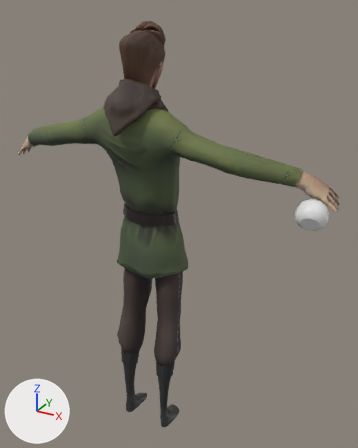
The Blender file Mhmd/Blender/Character/3rd Person/Loco_Items/OneHanded.blend, before and after one commit.
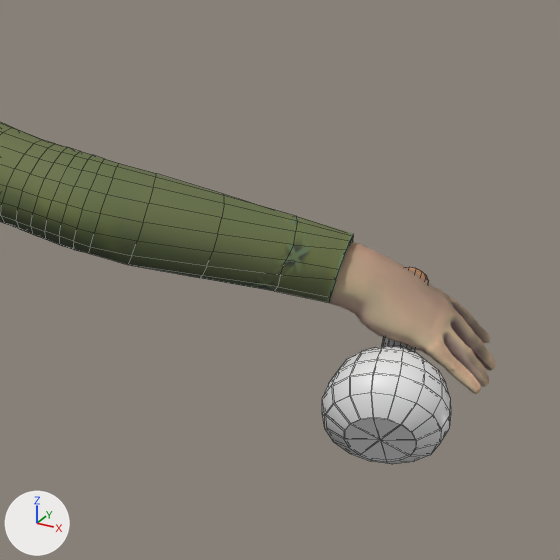
Each version is shown whole from a camera (50 mm lens) standing at (1.037, -1.639, 1.854) and looking at (0.09, 0.083, 0.993), then close up on the part from 58% to 100% of the width and 24% to 57% of the height. Arrows for +X, +Y and +Z are at lower left; the lights stay in place. The close-ups show mesh edges as thin lines.

The scene before the commit, as lines of its bpy script (objects in view):
```python
me_cylinder_002 = bpy.data.meshes.new('Cylinder.002')
me_cylinder_002.from_pydata(...)  # 604 vertices, 586 faces; spans x -0.052..0.065, y -0.028..0.088, z -0.126..0.08
# faces by material slot: [50, 152, 384]
me_cylinder_002.materials.append(mat_potion_001)
me_cylinder_002.materials.append(mat_potion)
me_cylinder_002.materials.append(mat_glass)  # white #e7e7e7
me_hair_base1_001 = bpy.data.meshes.new('Hair_Base1.001')
me_hair_base1_001.from_pydata(...)  # 5254 vertices, 5305 faces; spans x -0.75..0.75, y -0.122..0.117, z 1.2..1.806
me_hair_base1_001.materials.append(mat_mc_body_002)
me_low_body_003 = bpy.data.meshes.new('low_body.003')
me_low_body_003.from_pydata(...)  # 1823 vertices, 1678 faces; spans x -0.617..0.621, y -0.206..0.126, z 0.792..1.621
me_low_body_003.materials.append(mat_mc_clothing_002)
ob_mc_body_001 = bpy.data.objects.new('mc_body.001', me_hair_base1_001)
ob_mc_body_001.location = (0.0, 0.0, 0.0)
ob_mc_clothing_003 = bpy.data.objects.new('mc_clothing.003', me_low_body_003)
ob_mc_clothing_003.location = (0.0, 0.0, 0.0)
ob_potion_001 = bpy.data.objects.new('potion.001', me_cylinder_002)
ob_potion_001.location = (0.667, 0.035, 1.249)
ob_potion_001.rotation_euler = (-1.144, 0.488, 0.464)  # degrees (-66, 28, 27)
```
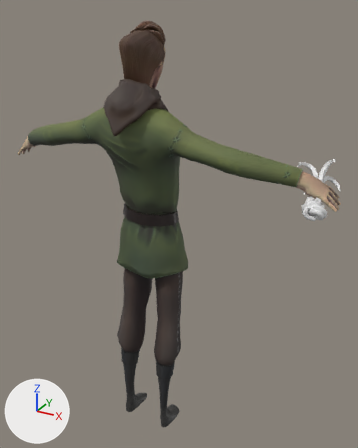
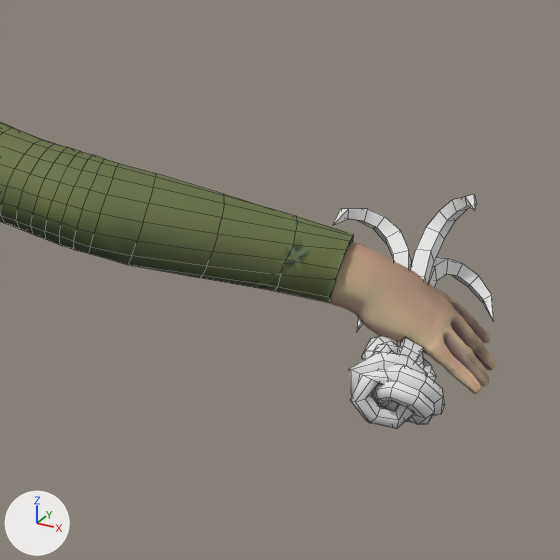
Edits to the scene script, one JSON object a line:
```json
{"op": "add", "block": "mat_knot_mat", "code": ["mat_knot_mat = principled_material('Knot_Mat')", "mat_knot_mat.base_color = (0.8, 0.8, 0.8)  # white #e7e7e7"]}
{"op": "add", "block": "mat_hook_mat", "code": ["mat_hook_mat = principled_material('Hook_Mat')", "mat_hook_mat.base_color = (0.8, 0.8, 0.8)  # white #e7e7e7"]}
{"op": "add", "block": "me_béziercurve_001", "code": ["me_béziercurve_001 = bpy.data.meshes.new('BézierCurve.001')", "me_béziercurve_001.from_pydata(...)  # 499 vertices, 432 faces; spans x -0.085..0.102, y -0.093..0.095, z -0.124..0.142", "# faces by material slot: [168, 264]", "me_béziercurve_001.materials.append(mat_hook_mat)  # its picture is missing", "me_béziercurve_001.materials.append(mat_knot_mat)  # its picture is missing"]}
{"op": "add", "block": "ob_potion_001", "code": "ob_potion_001.hide_set(True)"}
{"op": "add", "block": "ob_hook_lp", "code": ["ob_hook_lp = bpy.data.objects.new('Hook_LP', me_béziercurve_001)", "ob_hook_lp.location = (0.667, 0.035, 1.249)", "ob_hook_lp.rotation_euler = (-1.144, 0.488, 0.464)  # degrees (-66, 28, 27)"]}
```

Location of each change, (x1, y1, x2, y2) in pixels of the close-ups (560 x 560 px):
```json
{"object": "potion.001", "change": "hidden", "before": [322, 267, 451, 464]}
{"object": "Hook_LP", "change": "added", "after": [333, 194, 494, 429], "faces in mat_knot_mat (its picture is missing)": [349, 335, 444, 429], "faces in mat_hook_mat (its picture is missing)": [333, 194, 494, 362]}
```
